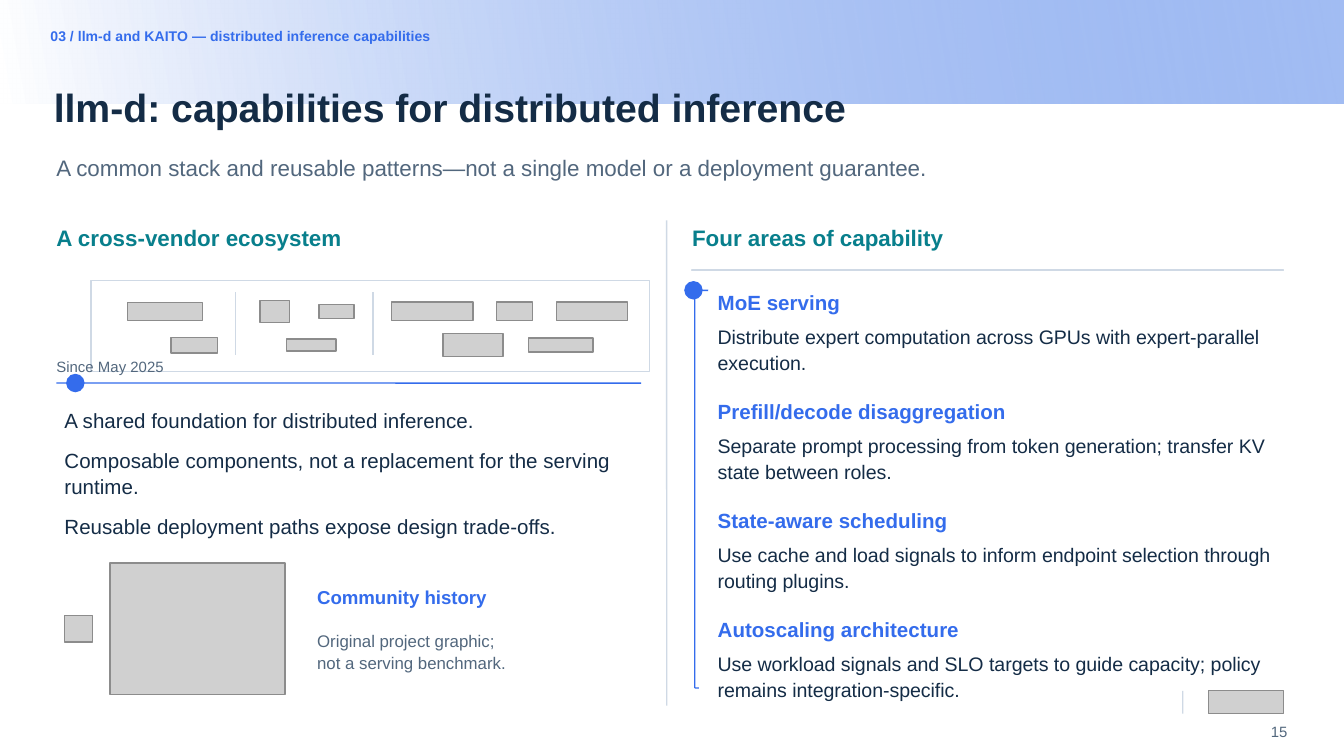
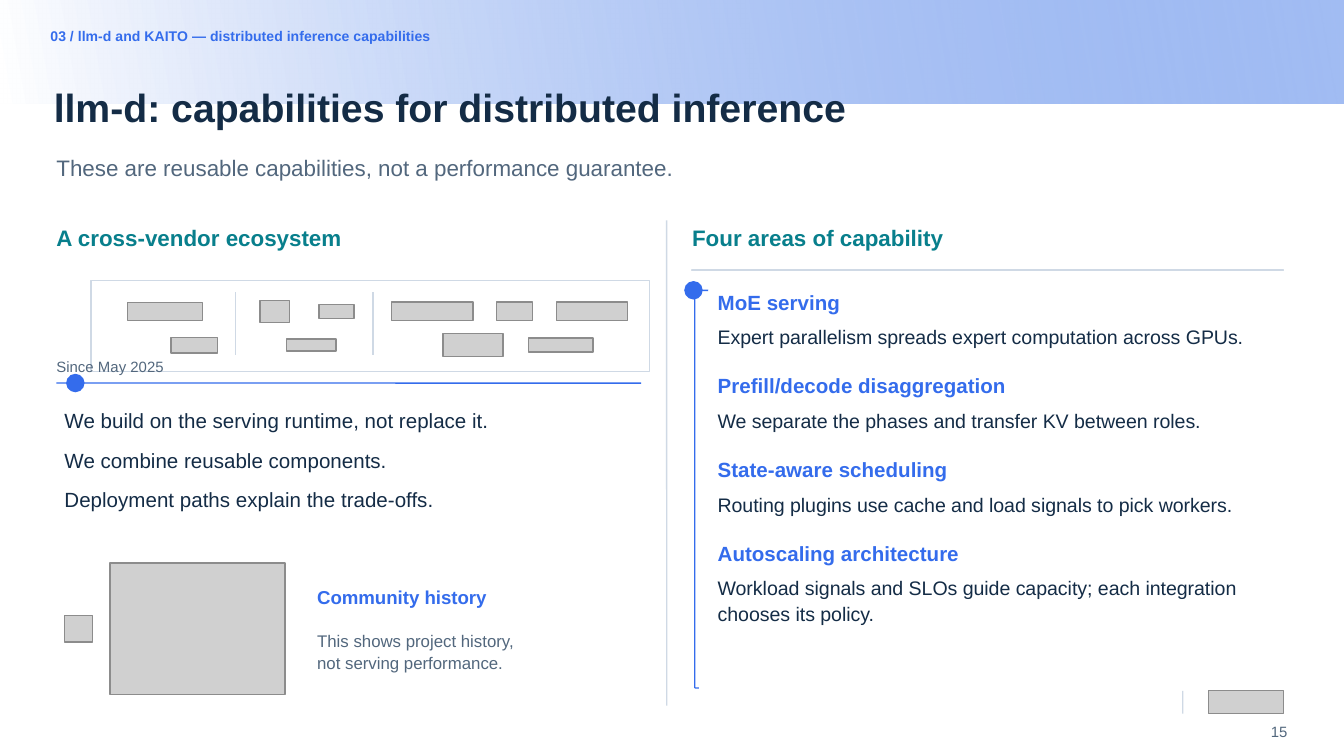
Before and after one commit to andyzhangx/demo, a slide deck: slide 15 of llm/pd-disaggregation/kubecon-na-2026-pd-disaggregation-kaito-llmd.pptx. Drawn at 1344x756 pixels with LibreOffice and Linux fonts; fonts in the diff are those of the drawing; grey boxes stand for pictures; background and template pictures are left out. Boxes give left, top, right and bottom in pixels: in the first picture for what was removed or moved away, otherwise in the second. Text is boxed around its words. In the diff, an @@ line names an element or a change of style, - is before the commit and + after.

```diff
--- a/llm/pd-disaggregation/kubecon-na-2026-pd-disaggregation-kaito-llmd.pptx
+++ b/llm/pd-disaggregation/kubecon-na-2026-pd-disaggregation-kaito-llmd.pptx
@@ text at <box>56,160,673,181</box>: text changed @@
-A common stack and reusable patterns—not a single model or a deployment guarantee.
+These are reusable capabilities, not a performance guarantee.
@@ text at <box>718,329,1243,348</box>: text changed @@
-Distribute expert computation across GPUs with expert-parallel execution.
+Expert parallelism spreads expert computation across GPUs.
@@ text at <box>64,413,488,512</box>: text changed @@
-A shared foundation for distributed inference.
-Composable components, not a replacement for the serving runtime.
-Reusable deployment paths expose design trade-offs.
+We build on the serving runtime, not replace it.
+We combine reusable components.
+Deployment paths explain the trade-offs.
@@ text at <box>718,413,1201,432</box>: text changed @@
-Separate prompt processing from token generation; transfer KV state between roles.
+We separate the phases and transfer KV between roles.
@@ text at <box>718,497,1233,516</box>: text changed @@
-Use cache and load signals to inform endpoint selection through routing plugins.
+Routing plugins use cache and load signals to pick workers.
@@ text at <box>718,580,1237,625</box>: text changed @@
-Use workload signals and SLO targets to guide capacity; policy remains integration-specific.
+Workload signals and SLOs guide capacity; each integration chooses its policy.
@@ text at <box>317,635,514,673</box>: text changed @@
-Original project graphic;
-not a serving benchmark.
+This shows project history,
+not serving performance.
```
Also in this commit, not shown: 48 other slides changed.
